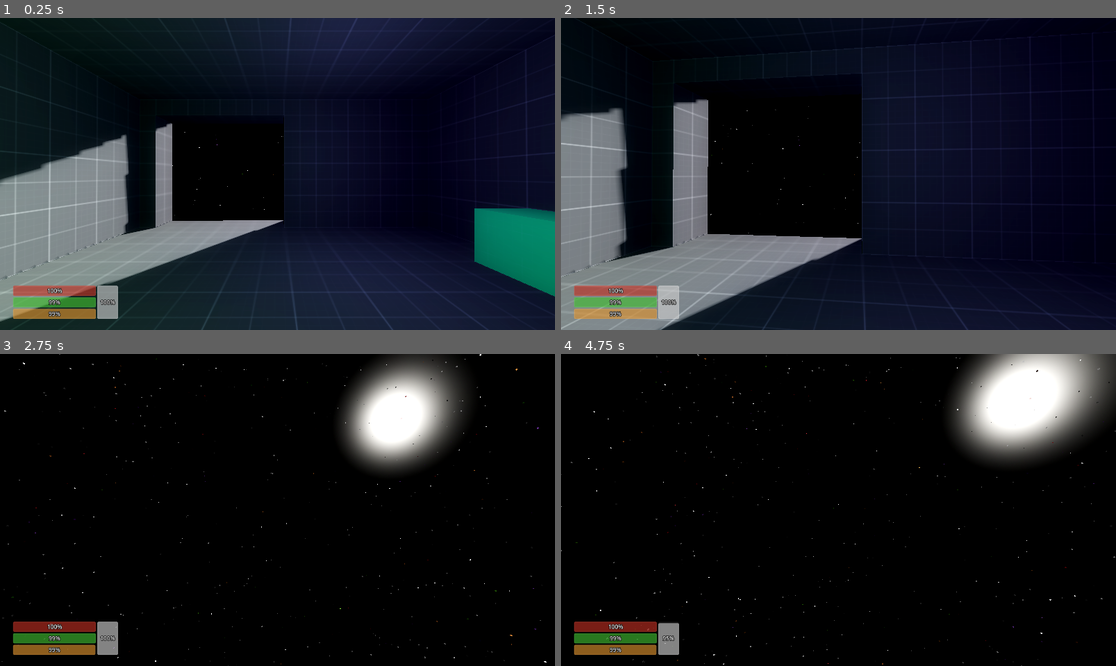
Above: before the commit, frames 1-4 (two rows, left to right).
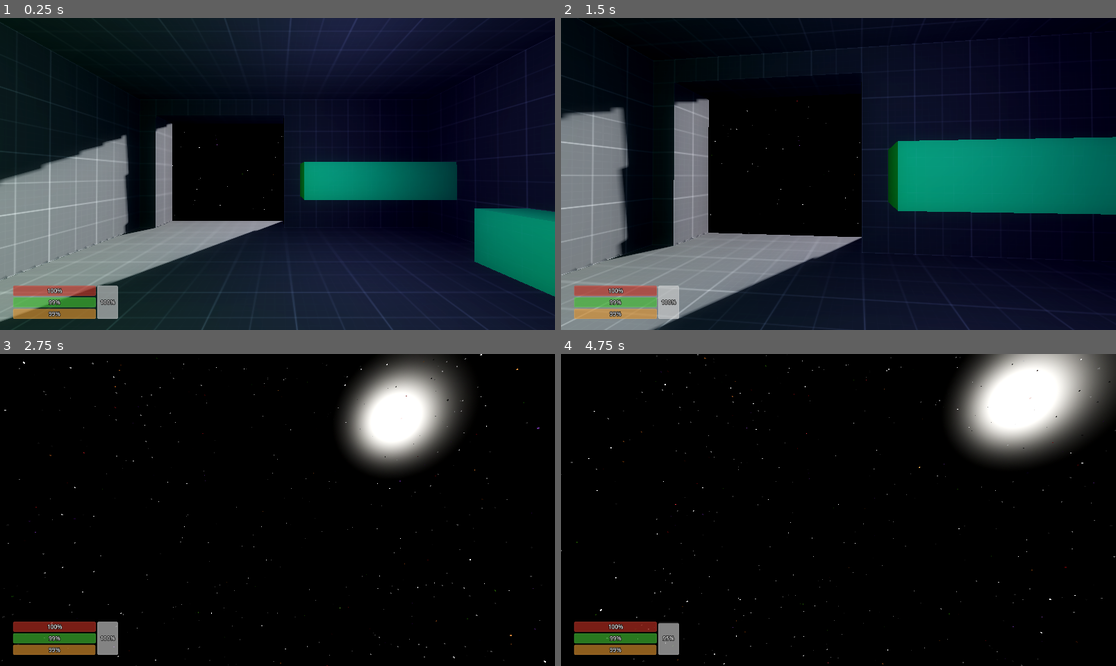
Above: after the commit, the same moments.

Repository: Clagonova/CosmicEchoes
Game: Godot game, scene res://levels/prototype/PrototypeLevel.tscn
Same seed, same stepped clock (60 frames per second), same inputs: the game is played once before the commit and once after it.
Inputs (mouse positions are in pixels of both pictures, inside the frame that each line leads up to):
- Up to frame 1 (0.25 s): no input
- Up to frame 2 (1.5 s): move the mouse to (866, 174) at 0.52 s; hold C (crouch) 0.53-1.28 s; hold W (move_forward) from 0.53 s (still down); tap Space (jump) at 0.77, 1.07 s; tap Shift (sprint) at 0.8, 1.35 s; move the mouse to (810, 174) at 1.27 s
- Up to frame 3 (2.75 s): keep holding W (move_forward); tap Space (jump) at 1.52, 1.55, 1.82 s; move the mouse to (288, 503) at 2.02 s; hold Space (jump) from 2.03 s (still down); tap C (crouch) at 2.3 s
- Up to frame 4 (4.75 s): keep holding W (move_forward); move the mouse to (832, 516) at 2.77 s; release Space (jump) at 2.78 s; tap C (crouch) at 2.85, 4.35 s; tap Space (jump) at 3.02, 3.32, 3.77, 3.8, 4.07, 4.52 s; tap Shift (sprint) at 3.05 s; move the mouse to (877, 513) at 3.52 s; hold Shift (sprint) 3.53-4.28 s; move the mouse to (794, 506) at 4.27 s

The runs differ from the first frame. In frame 1, 3.5% of the frame differs, in the area x 0-100%, y 2-97%; in frame 2, 11%, in the area x 0-100%, y 2-100%; in frame 3, 0.2%; in frame 4, 0.2%.

Commit message:
Jump Refining

Diff:
--- a/levels/prototype/PrototypeLevel.tscn
+++ b/levels/prototype/PrototypeLevel.tscn
@@ -127,5 +127,10 @@
 polygon = PackedVector2Array(-0.5, 0, -0.5, 0, 1, 1, 1, 0)
 material = ExtResource("7_of0s4")
 
+[node name="PlatformMedium2" type="CSGBox3D" parent="PrototypeStation/CSGCombiner3D"]
+transform = Transform3D(-4.37114e-08, 0, 1, 0, 1, 0, -1, 0, -4.37114e-08, 2.5, 1.48492, -4)
+size = Vector3(1, 1, 4)
+material = ExtResource("7_of0s4")
+
 [connection signal="entered_gravity_zone" from="PrototypeStation/GravityPortal" to="Player" method="_on_portal_entered"]
 [connection signal="exited_gravity_zone" from="PrototypeStation/GravityPortal" to="Player" method="_on_portal_exited"]
--- a/scenes/player/player.gd
+++ b/scenes/player/player.gd
@@ -4,19 +4,20 @@
 
 @onready var vitals: Node3D = $Vitals
 @onready var head: Node3D = %Head
-@onready var camera: Camera3D = %Camera3D
 
 # --- Movement ---
 @export var walk_speed := 4.0
-@export var run_speed := 7.0
+@export var run_speed := 6.5
 @export var gravity := 12.0
 @export var accel := 8.0
 @export var decel := 10.0
+@export var air_control := 0.5
 
 # --- Jump ---
 @export var min_jump_force := 2.0
 @export var max_jump_force := 3.0
 @export var jump_hold_time := 0.2
+@export var coyote_time := 0.15
 
 # --- Crouch ---
 @export var crouch_height := 0.9
@@ -40,7 +41,7 @@
 var collision_shape
 var ceiling_check
 var current_height := 0.0
-var is_in_space := false  # Will be changed with gravity system later
+var is_in_space := false
 
 var yaw := 0.0
 var pitch := 0.0
@@ -51,6 +52,7 @@
 var jump_timer := 0.0
 var falling_start_y := 0.0
 var is_falling := false
+var coyote_timer := 0.0
 
 var state := PlayerState.IDLE
 
@@ -62,13 +64,8 @@
 	Input.set_mouse_mode(Input.MOUSE_MODE_CAPTURED)
 
 
-# --- PHYSICS ---
 func _physics_process(delta):
 	var input = handle_input()
-
-	# Debug toggle
-	if Input.is_action_just_pressed("debug_switch_gravity"):
-		is_in_space = not is_in_space
 
 	state = determine_state(input)
 
@@ -84,7 +81,6 @@
 	move_and_slide()
 
 
-# --- INPUT ---
 func _unhandled_input(event):
 	if event is InputEventMouseMotion:
 		target_yaw -= deg_to_rad(event.relative.x * mouse_sens)
@@ -94,14 +90,14 @@
 	if Input.is_action_just_pressed("quit"):
 		get_tree().quit()
 
-# --- MOUSE LOOK SMOOTHING ---
+
 func applyCamSmoothing(_delta) -> void:
 	yaw = lerp(yaw, target_yaw, mouse_smooth)
 	pitch = lerp(pitch, target_pitch, mouse_smooth)
 	rotation.y = yaw
 	head.rotation.x = pitch
 
-# --- INPUT HANDLING ---
+
 func handle_input() -> Dictionary:
 	var input_dir = Input.get_vector("move_left", "move_right", "move_forward", "move_back")
 
@@ -125,19 +121,18 @@
 	}
 
 
-# --- PLAYER STATES ---
 func determine_state(input: Dictionary) -> PlayerState:
 	if is_in_space:
 		return PlayerState.ZEROG
 	if not is_on_floor():
-		if velocity_y < 0:
+		if velocity_y < 0 or ceiling_check.is_colliding():
 			if not is_falling:
 				is_falling = true
 				falling_start_y = global_transform.origin.y
 			return PlayerState.FALLING
 		else:
 			return PlayerState.JUMPING
-	elif input["crouch"] or ceiling_check.is_colliding():
+	elif input["crouch"] or (ceiling_check.is_colliding() and is_on_floor()):
 		return PlayerState.CROUCHING
 	elif input["moving"]:
 		return PlayerState.RUNNING if input["sprint"] else PlayerState.WALKING
@@ -147,12 +142,10 @@
 
 # --- ZERO-G MOVEMENT ---
 func handle_zero_g(input: Dictionary, delta: float):
-	# Camera angles
 	var forward_dir = -head.global_transform.basis.z
 	var right_dir = head.global_transform.basis.x
 	var up_dir = Vector3.UP
 
-	# Klavye inputları
 	var thrust = Vector3.ZERO
 	thrust += forward_dir * (1 if Input.is_action_pressed("move_forward") else 0)
 	thrust -= forward_dir * (1 if Input.is_action_pressed("move_back") else 0)
@@ -168,18 +161,13 @@
 	if thrust.length() > 0.01:
 		var oxygen_used = vitals.use_oxygen(oxygen_needed)
 		if oxygen_used > 0.0:
-			# Target velocity and momentum
 			var target_velocity = thrust.normalized() * speed
 			velocity = velocity.lerp(target_velocity, delta * 3.5)
 	else:
-		# Drift: keeps the momentum but it decays over time
-		var friction = 0.85  # smaller = slows faster
-		velocity *= pow(friction, delta * 2.5)
-
-	# Speed limit
-	var max_speed = thruster_boost_force if sprinting else thruster_force
-	if velocity.length() > max_speed:
-		velocity = velocity.normalized() * max_speed
+		velocity *= pow(0.85, delta * 2.5)
+
+	if velocity.length() > speed:
+		velocity = velocity.normalized() * speed
 
 
 # --- NORMAL MOVEMENT ---
@@ -190,13 +178,28 @@
 			speed = run_speed
 		PlayerState.CROUCHING:
 			speed = crouch_speed
+		PlayerState.JUMPING, PlayerState.FALLING:
+			speed = run_speed if input["sprint"] else walk_speed
 
 	var target_velocity = input["direction"] * speed
-	velocity.x = lerp(velocity.x, target_velocity.x, accel * delta if input["moving"] else decel * delta)
-	velocity.z = lerp(velocity.z, target_velocity.z, accel * delta if input["moving"] else decel * delta)
-
-
+
+	var current_accel = accel if input["moving"] else decel
+	if not is_on_floor():
+		current_accel *= air_control  # havadayken daha az hızlanma
+
+	velocity.x = lerp(velocity.x, target_velocity.x, current_accel * delta)
+	velocity.z = lerp(velocity.z, target_velocity.z, current_accel * delta)
+
+
+# --- JUMP ---
 func handle_jump(input: Dictionary, delta: float):
+	# COYOTE TIMER
+	if is_on_floor():
+		coyote_timer = coyote_time
+	else:
+		coyote_timer -= delta
+
+	# Fall damage control
 	if is_on_floor():
 		if is_falling:
 			handle_fall_damage()
@@ -204,16 +207,29 @@
 		jumping = false
 		jump_timer = 0.0
 
-		if input["jump_pressed"] and state != PlayerState.CROUCHING:
-			velocity_y = min_jump_force
-			jumping = true
-	else:
+	# Jump input and coyote time
+	if (input["jump_pressed"] and coyote_timer > 0.0 and state != PlayerState.CROUCHING):
+		velocity_y = min_jump_force
+		jumping = true
+		coyote_timer = 0.0
+
+	# Ceiling check
+	if ceiling_check.is_colliding() and velocity_y > 0:
+		velocity_y = 0.0
+		jumping = false
+		is_falling = true
+		falling_start_y = global_transform.origin.y
+
+	# Gravity
+	if not is_on_floor():
 		velocity_y -= gravity * delta
 
+	# Jump hold
 	if jumping:
-		if input["jump"] and jump_timer < jump_hold_time:
+		if input["jump"] and jump_timer < jump_hold_time and not ceiling_check.is_colliding():
 			var t = jump_timer / jump_hold_time
-			velocity_y = lerp(min_jump_force, max_jump_force, t)
+			var jump_strength = min_jump_force + (max_jump_force - min_jump_force) * sin(t * PI / 2)
+			velocity_y = jump_strength
 			jump_timer += delta
 		else:
 			jumping = false
@@ -223,7 +239,7 @@
 
 func handle_fall_damage():
 	var fall_distance = falling_start_y - global_transform.origin.y
-	if fall_distance > 3.0: # Min distance
+	if fall_distance > 3.0:
 		var fall_damage = (fall_distance - 3.0) * 10.0
 		vitals.damage_health(fall_damage, 1.0)
 	is_falling = false
@@ -231,14 +247,14 @@
 
 func update_crouch_height(delta: float):
 	var target_height = stand_height if state != PlayerState.CROUCHING else crouch_height
-	current_height = lerp(current_height, target_height, delta * 10.0)
+	current_height = lerp(current_height, target_height, delta * 9.0)
 	collision_shape.shape.height = current_height
 	collision_shape.position.y = current_height / 2.0
 
 	var target_head_pos = Vector3(0, 1.6, 0) if state != PlayerState.CROUCHING else Vector3(0, 0.9, 0)
-	head.position = head.position.lerp(target_head_pos, delta * 10.0)
-
-# --- SIGNALS ---
+	head.position = head.position.lerp(target_head_pos, delta * 9.0)
+
+
 func _on_portal_entered(_player) -> void:
 	is_in_space = false
 
